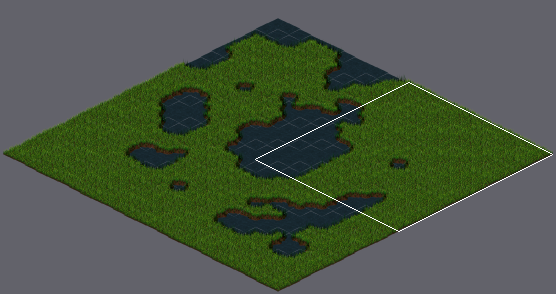
An edit to a level. Tiled map, Game/maps/iso.tmx. The first picture is a wide view before the edit; the outline marks the close-up.
Close-up. Before:
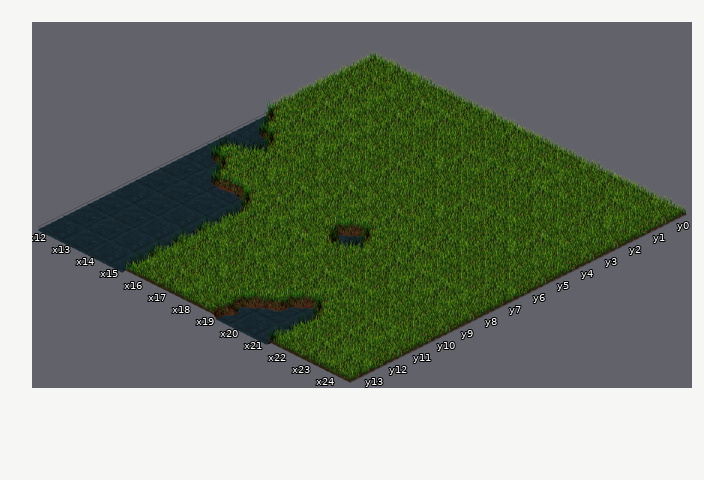
Cells are 64x32 px. Isometric: x runs down to the right, y down to the left. Shown: x 12..24, y 0..13.
The same view after the edit:
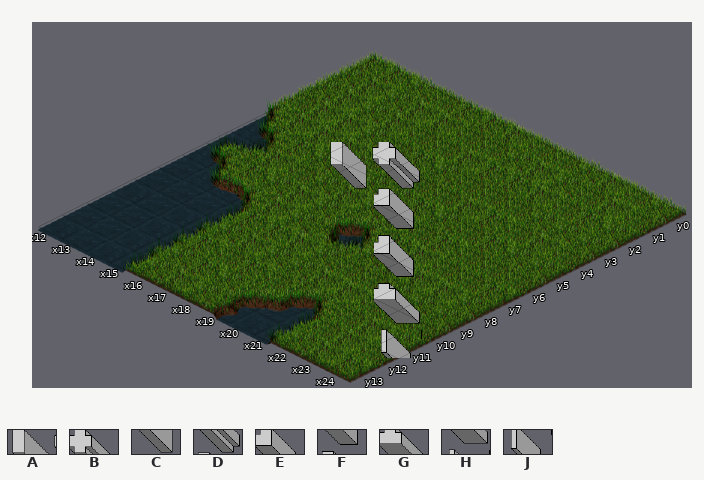
Key: from "perspective_walls": A 1, B 2, C 4, D 5, E 8, F 11, G 14, H 17, J 20.
_ is an empty cell.
Tiles of an added or newly shown layer are drawn over the layers below it.
Diff:
Layer "Capa de Patrones 2" (added):
y 3: x 16 _ -> B
y 4: x 15 _ -> A; x 17 _ -> D
y 5: x 16 _ -> C; x 18 _ -> E
y 6: x 19 _ -> F
y 7: x 20 _ -> E
y 8: x 21 _ -> F
y 9: x 22 _ -> G
y 10: x 23 _ -> H
y 11: x 24 _ -> J
